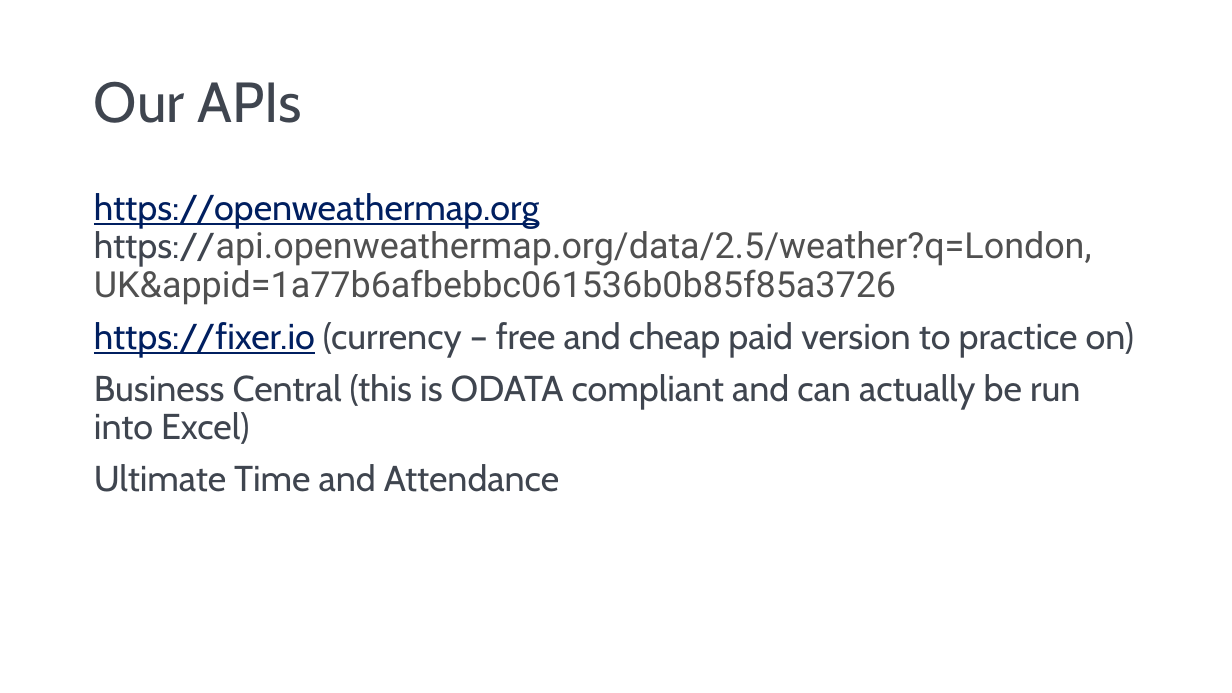
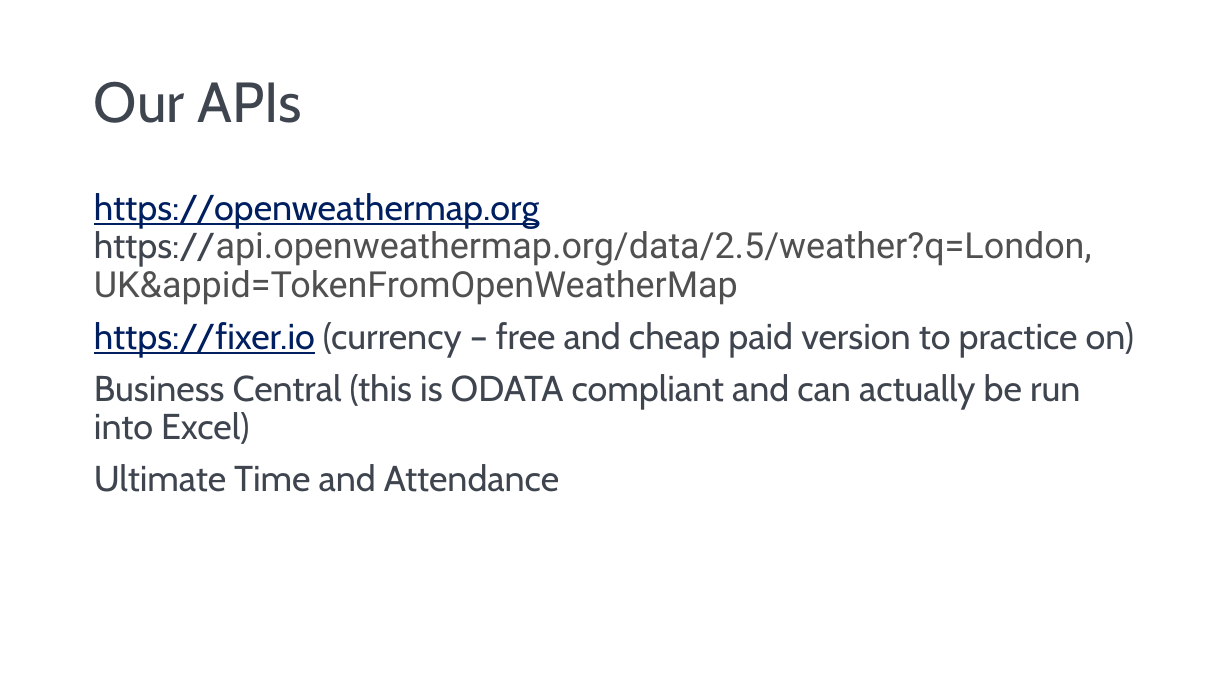
Before and after one commit to AJacobsonRed3/PowerShellAPIDemo, a slide deck: slide 8 of Data without a Database v2.pptx. Drawn at 1232x693 pixels with LibreOffice and Linux fonts; fonts in the diff are those of the drawing. Boxes give left, top, right and bottom in pixels: in the first picture for what was removed or moved away, otherwise in the second. Text is boxed around its words. In the diff, an @@ line names an element or a change of style, - is before the commit and + after.

```diff
--- a/Data without a Database v2.pptx
+++ b/Data without a Database v2.pptx
@@ text at <box>94,193,1092,305</box>: text changed @@
-https://openweathermap.org
-https://api.openweathermap.org/data/2.5/weather?q=London, UK&appid=1a77b6afbebbc061536b0b85f85a3726
+https://openweathermap.org
+https://api.openweathermap.org/data/2.5/weather?q=London, UK&appid=TokenFromOpenWeatherMap
```
Also in this commit, not shown: 1 other file.
